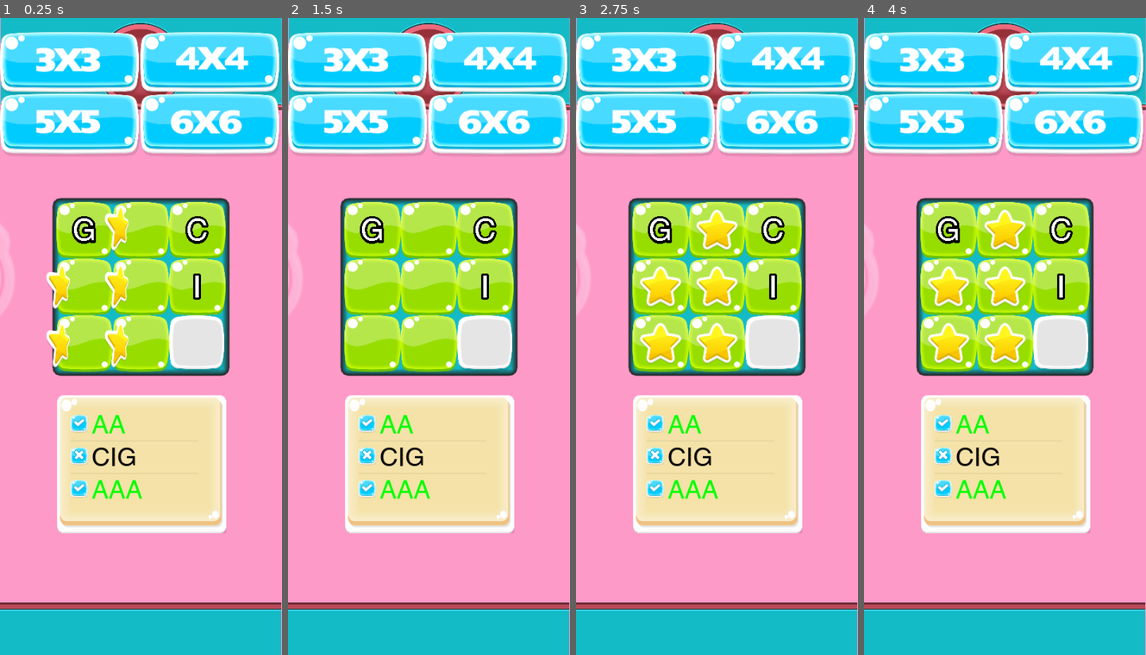
Above: before the commit, frames 1-4 (left to right).
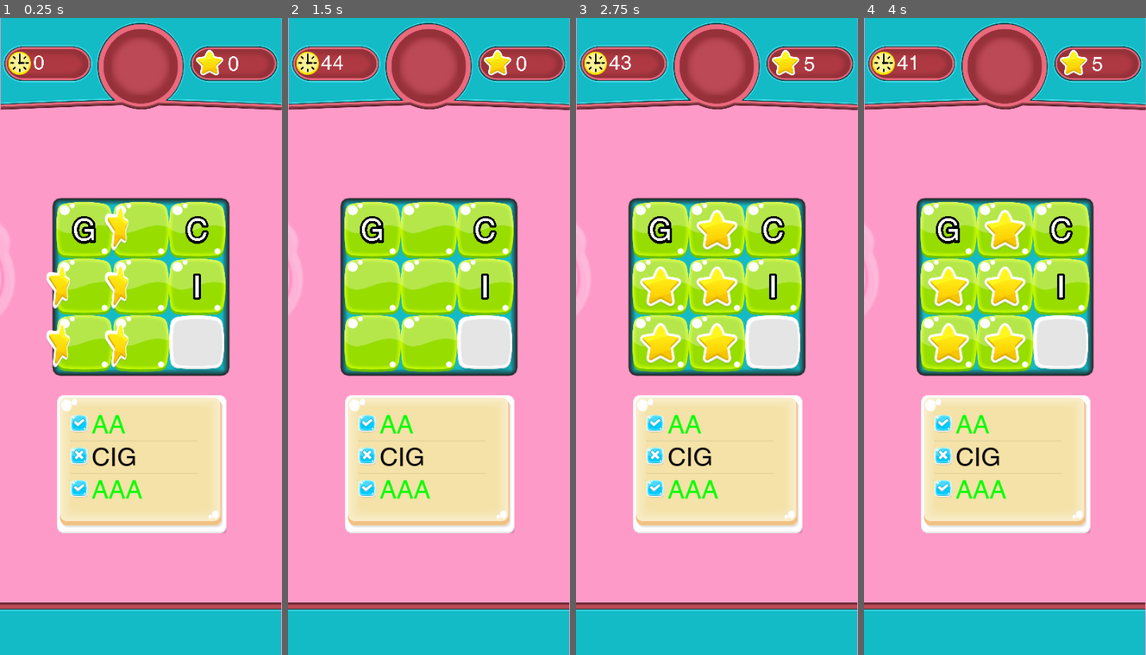
Above: after the commit, the same moments.

Repository: ahmetilgin/WordFinding
Game: Godot game, scene res://game.tscn
The game is run twice, just before and just after one commit, with the same random seed, the same clock (stepped at 60 frames per second) and the same inputs. This scene is started directly instead of the project's main scene.
Inputs:
- Up to frame 1 (0.25 s): no input
- Up to frame 2 (1.5 s): no input
- Up to frame 3 (2.75 s): no input
- Up to frame 4 (4 s): tap Enter at 3.5 s

The runs differ from the first frame. In frame 1, 18% of the frame differs, in the area x 0-100%, y 2-22%; in frame 2, 18%; in frame 3, 18%; in frame 4, 18%.

Commit message:
bug fix

Diff:
--- a/LevelFinish.tscn
+++ b/LevelFinish.tscn
@@ -100,5 +100,6 @@
 }
 
 [node name="Node" parent="." instance=ExtResource( 5 )]
+visible = false
 [connection signal="pressed" from="LevelFinish/LevelSelect" to="." method="_on_LevelSelect_pressed"]
 [connection signal="pressed" from="LevelFinish/Restart" to="." method="_on_Restart_pressed"]
--- a/LevelSelect.gd
+++ b/LevelSelect.gd
@@ -12,7 +12,7 @@
 	var oran = OS.window_size / size
 	scale.x = oran.x
 	scale.y = oran.x
-	set_global_position(Vector2(0,20))
+	set_global_position(Vector2(0,OS.window_size.y/ 2 - size.y / 4 ))
 	pass # Replace with function body.
 
 
